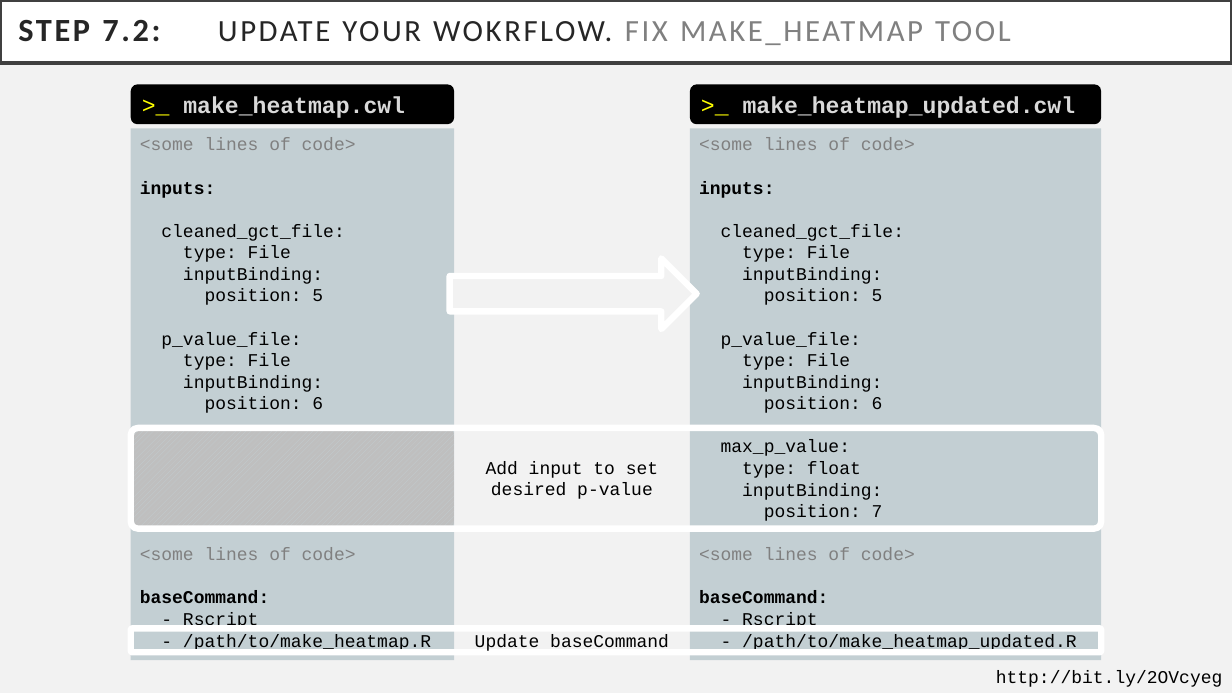
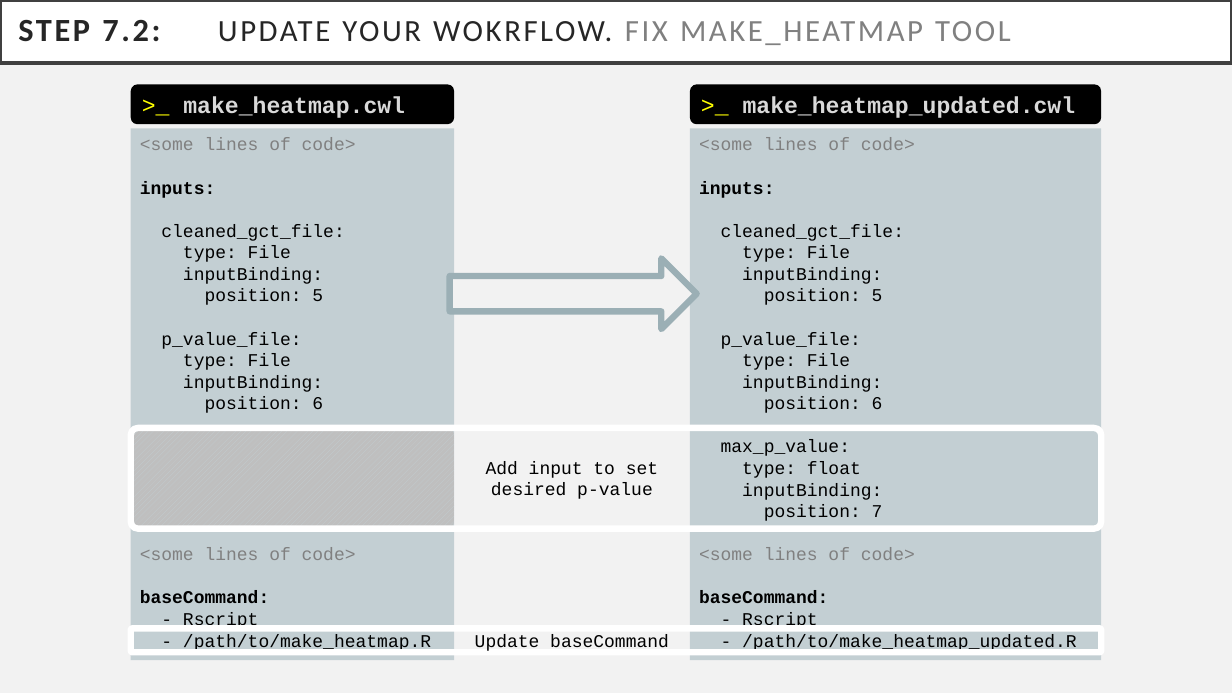
Before and after one commit to michael-kotliar/cwl_training, a slide deck: slide 10 of slides/cwl_workshop.pptx (slide 9 before the commit). Drawn at 1232x693 pixels with LibreOffice and Linux fonts; fonts in the diff are those of the drawing. Boxes give left, top, right and bottom in pixels: in the first picture for what was removed or moved away, otherwise in the second. Text is boxed around its words. In the diff, an @@ line names an element or a change of style, - is before the commit and + after.

```diff
--- a/slides/cwl_workshop.pptx
+++ b/slides/cwl_workshop.pptx
@@ right arrow at (x1=450, y1=259, x2=697, y2=330): outline #FFFFFF 5 pt to #9BAFB5 5 pt @@
@@ text removed at (x1=996, y1=670, x2=1223, y2=687) @@
-http://bit.ly/2OVcyeg
```
Also in this commit, not shown: 10 other slides changed, 1 slide added.
